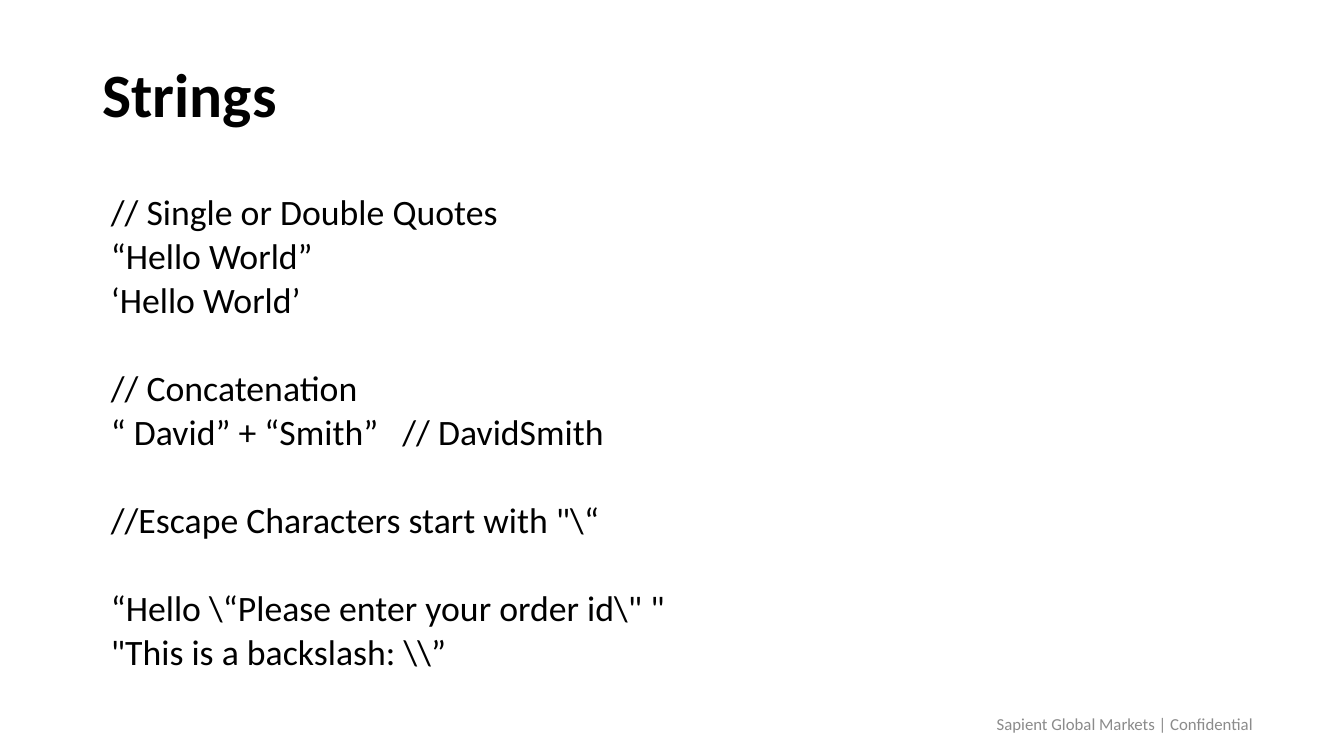
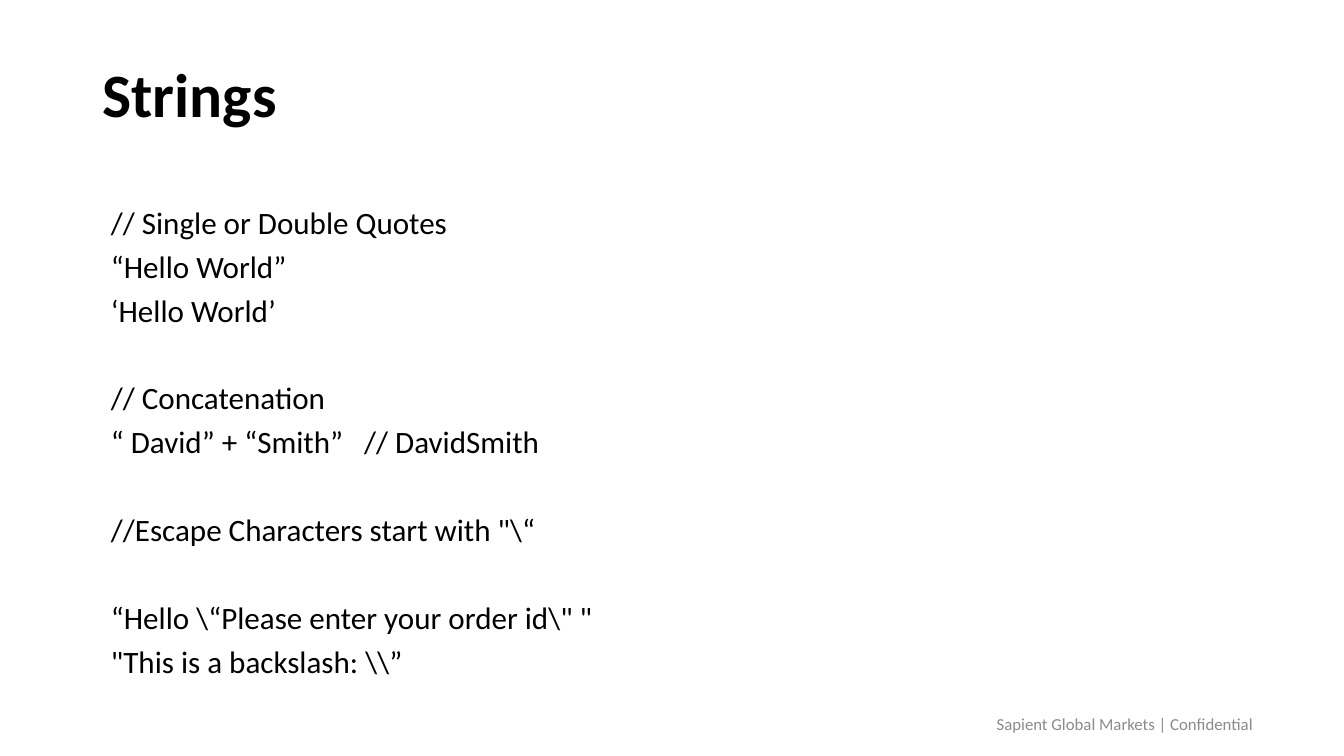
Before and after one commit to himanshu323/demoWebDev, a slide deck: slide 13 of Javascript.pptx. Drawn at 1344x756 pixels with LibreOffice and Linux fonts; fonts in the diff are those of the drawing; background and template pictures are left out. Boxes give left, top, right and bottom in pixels: in the first picture for what was removed or moved away, otherwise in the second. Text is boxed around its words. In the diff, an @@ line names an element or a change of style, - is before the commit and + after.

```diff
--- a/Javascript.pptx
+++ b/Javascript.pptx
@@ text "// Single or Double Quotes" at [111, 212, 573, 674]: size 25.5 to 22.2 pt; line spacing 0.7 to 0.8 @@
```
Also in this commit, not shown: 6 other slides changed, 13 slides added, 2 slides removed, 21 other files.
